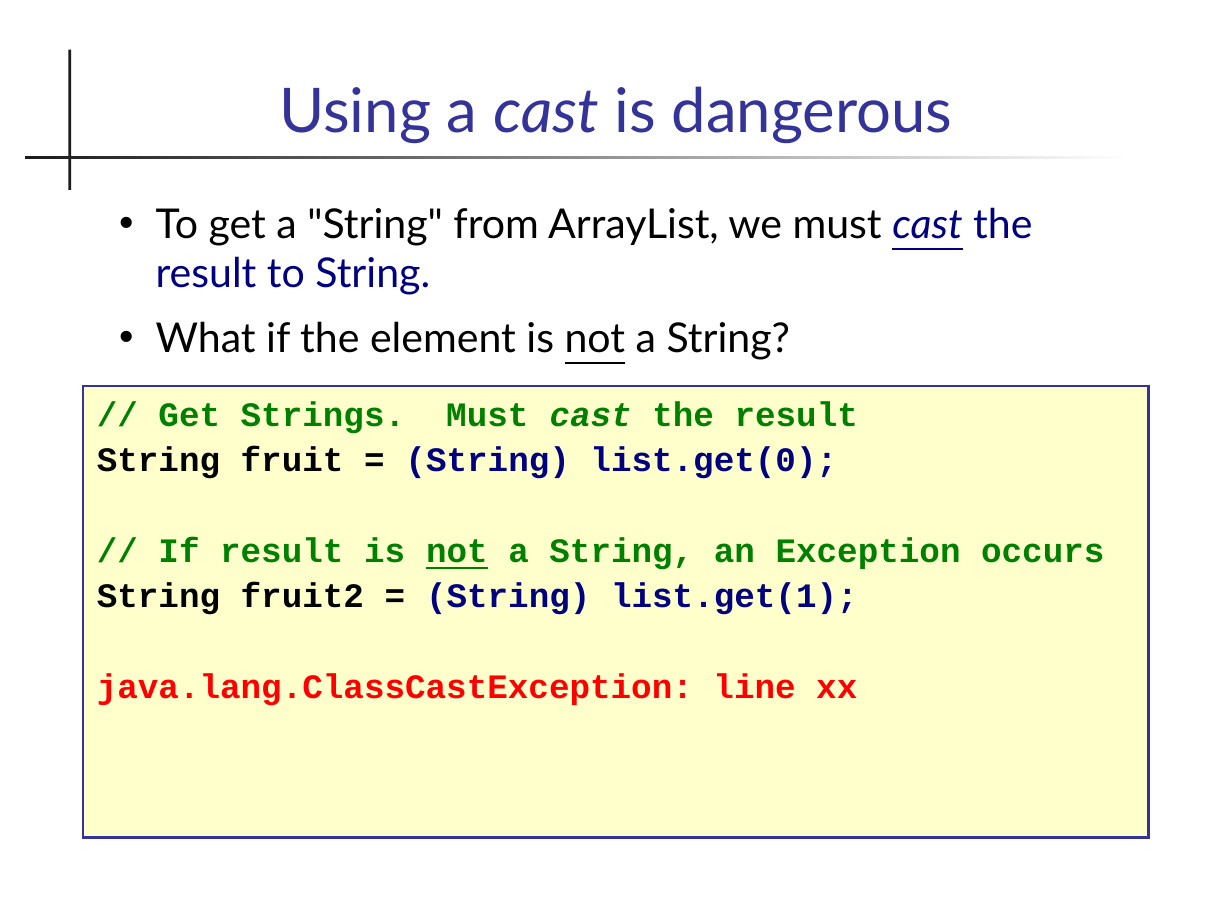
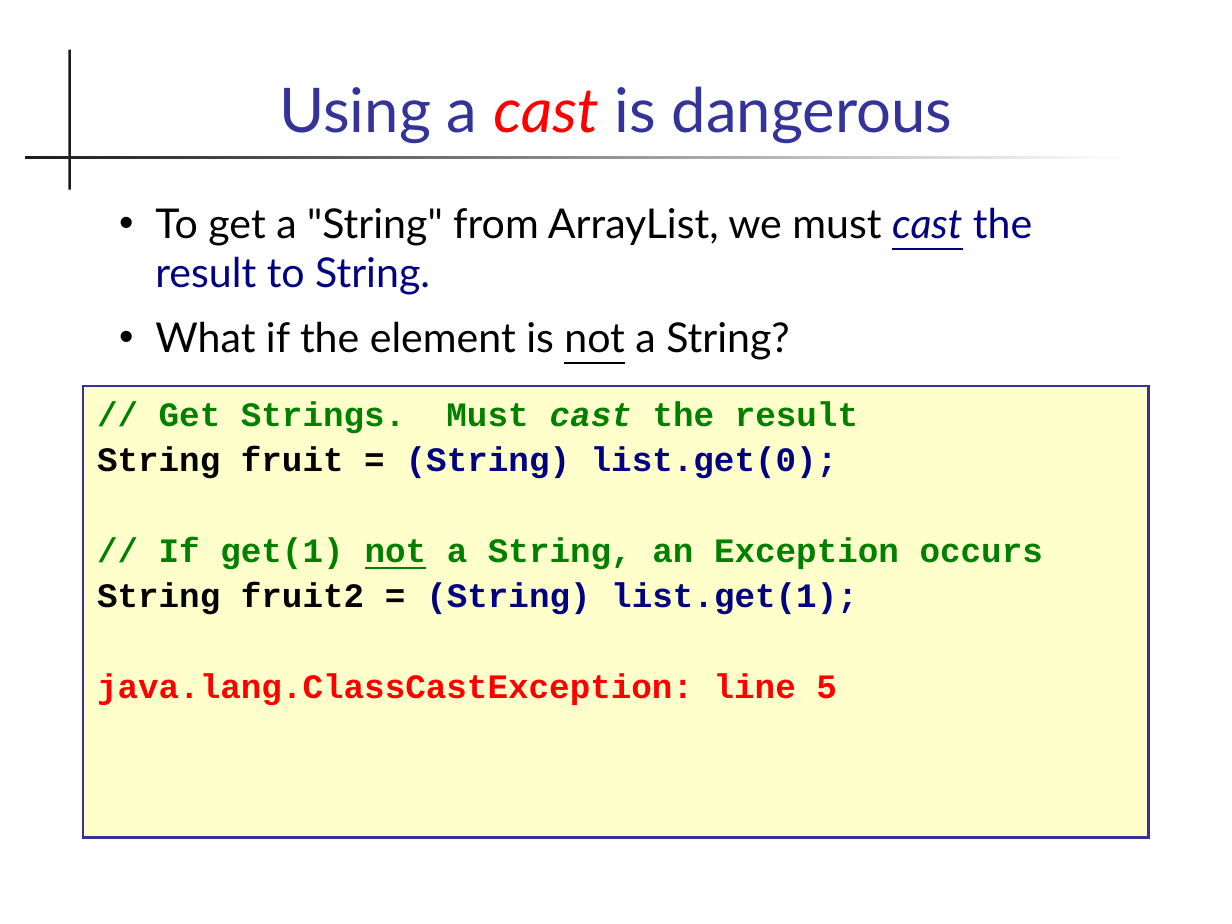
Before and after one commit to skeoop/skeoop.github.io, a slide deck: slide 6 of java-basics/20-ArrayList.ppt. Drawn at 1232x924 pixels with LibreOffice and Linux fonts; fonts in the diff are those of the drawing. Boxes give left, top, right and bottom in pixels: in the first picture for what was removed or moved away, otherwise in the second. Text is boxed around its words. In the diff, an @@ line names an element or a change of style, - is before the commit and + after.

Commit message:
update some slides on java basics

```diff
--- a/java-basics/20-ArrayList.ppt
+++ b/java-basics/20-ArrayList.ppt
@@ title "Using a cast is dangerous" at [279, 86, 953, 144]: text colour #333399 to #FF0000 in "cast" @@
@@ text at [159, 537, 1043, 570]: text changed @@
-// If result is not a String, an Exception occurs
+// If get(1) not a String, an Exception occurs
@@ text at [97, 673, 837, 706]: text changed @@
-java.lang.ClassCastException: line xx
+java.lang.ClassCastException: line 5
```
Also in this commit, not shown: 1 other slide changed, 16 other files.
